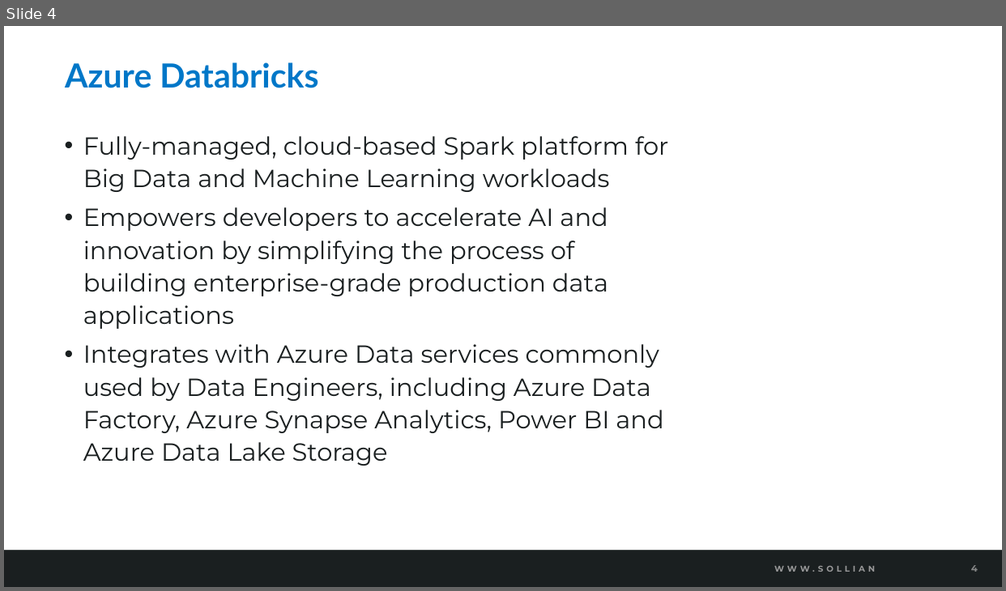
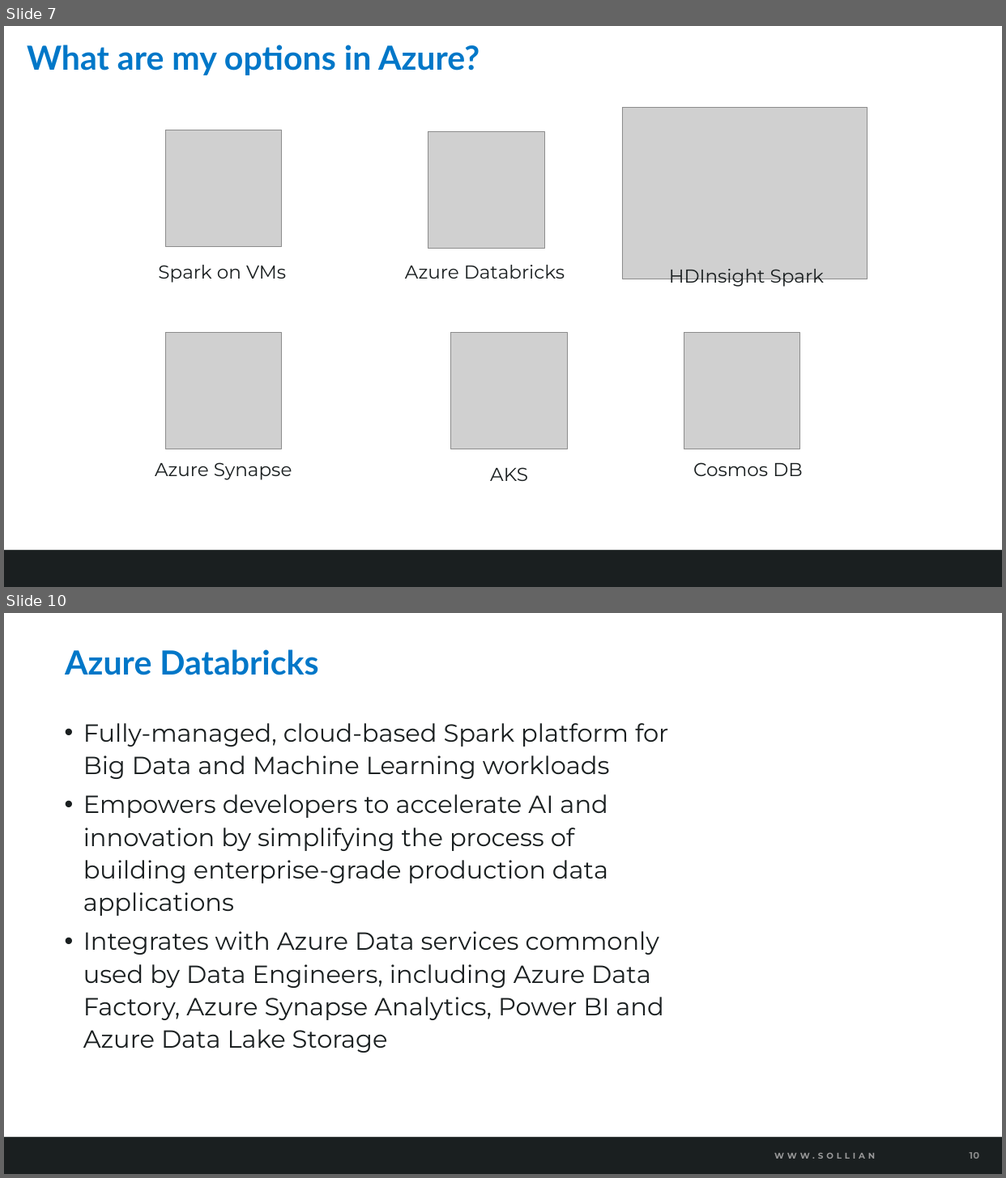
Before and after one commit to solliancenet/azure-data-engineering-conference-workshop-students, a slide deck: 04-Data exploration and transformation in Azure Databricks.pptx. Shown one above the other, each under a label of ours: slide 4 before the commit, slides 7 and 10 after it; the slides between them are not shown. The pictures are 1006x591 and 1006x1178 pixels, drawn with LibreOffice and Linux fonts; fonts in the diff are those of the drawing; grey boxes stand for pictures; background and template pictures are left out. Boxes give left, top, right and bottom in pixels: in the first picture for what was removed or moved away, otherwise in the second. Text is boxed around its words. In the diff, an @@ line names an element or a change of style, - is before the commit and + after.

```diff
--- a/04-Data exploration and transformation in Azure Databricks.pptx
+++ b/04-Data exploration and transformation in Azure Databricks.pptx
@@ slide 7 added at [4, 26, 1002, 587], background #FFFFFF; not listed: 2 template elements that a slide beside it also shows @@
@@ title added at [27, 45, 479, 75], 32 pt, text #0077C8, bold @@
+What are my options in Azure?
@@ picture added at [622, 108, 868, 279] @@
@@ picture added at [165, 130, 281, 246] @@
@@ picture added at [428, 131, 544, 248] @@
@@ text added at [158, 265, 286, 283], 18 pt, text #1A1F20 @@
+Spark on VMs
@@ text added at [405, 265, 565, 279], 18 pt, text #1A1F20 @@
+Azure Databricks
@@ text added at [669, 269, 824, 288], 18 pt, text #1A1F20 @@
+HDInsight Spark
@@ picture added at [165, 333, 281, 449] @@
@@ picture added at [451, 333, 567, 449] @@
@@ picture added at [684, 333, 799, 449] @@
@@ text added at [155, 463, 292, 480], 18 pt, text #1A1F20 @@
+Azure Synapse
@@ text added at [693, 463, 802, 476], 18 pt, text #1A1F20 @@
+Cosmos DB
@@ text added at [490, 467, 528, 481], 18 pt, text #1A1F20 @@
+AKS
@@ what was slide 4 is now slide 10 @@
@@ page number at [970, 1152, 979, 1159]: text changed @@
-4
+10
```
Also in this commit, not shown: 4 slides changed, 6 other slides added, 4 other files.
